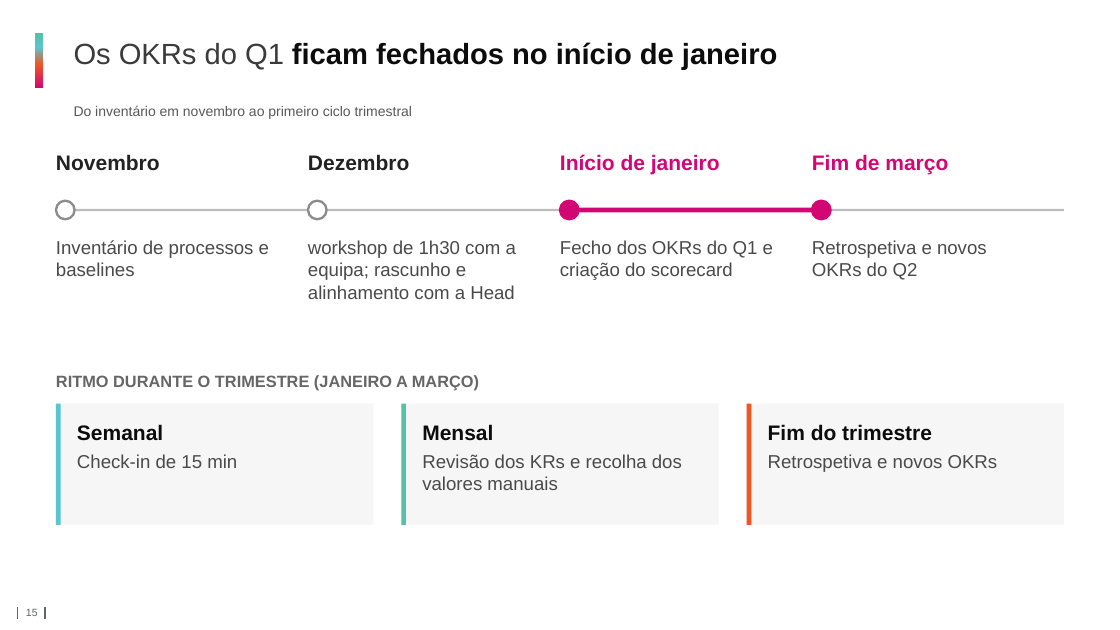
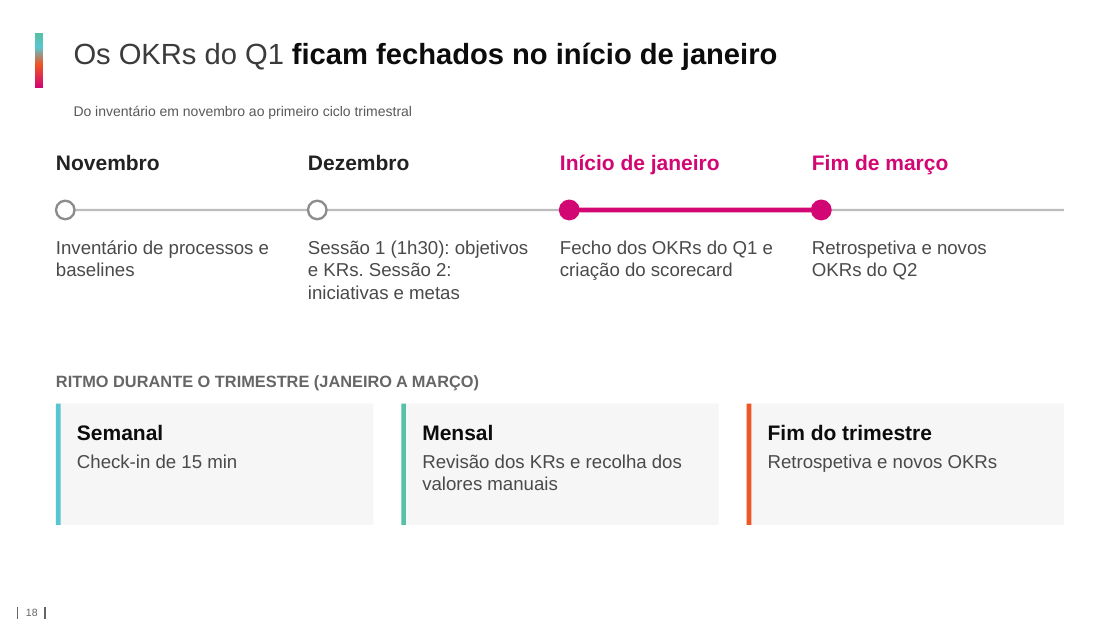
Before and after one commit to nunobatista71193/Databricks, a slide deck: slide 18 of Team OKR's.pptx (slide 15 before the commit). Drawn at 1120x630 pixels with LibreOffice and Linux fonts; fonts in the diff are those of the drawing; background and template pictures are left out. Boxes give left, top, right and bottom in pixels: in the first picture for what was removed or moved away, otherwise in the second. Text is boxed around its words. In the diff, an @@ line names an element or a change of style, - is before the commit and + after.

```diff
--- a/Team OKR's.pptx
+++ b/Team OKR's.pptx
@@ text at (308,240,528,299): text changed @@
-workshop de 1h30 com a equipa; rascunho e alinhamento com a Head
+Sessão 1 (1h30): objetivos e KRs. Sessão 2: iniciativas e metas
@@ page number at (26,608,38,616): text changed @@
-15
+18
```
Also in this commit, not shown: 3 other slides changed, 2 slides added, 1 slide removed.
